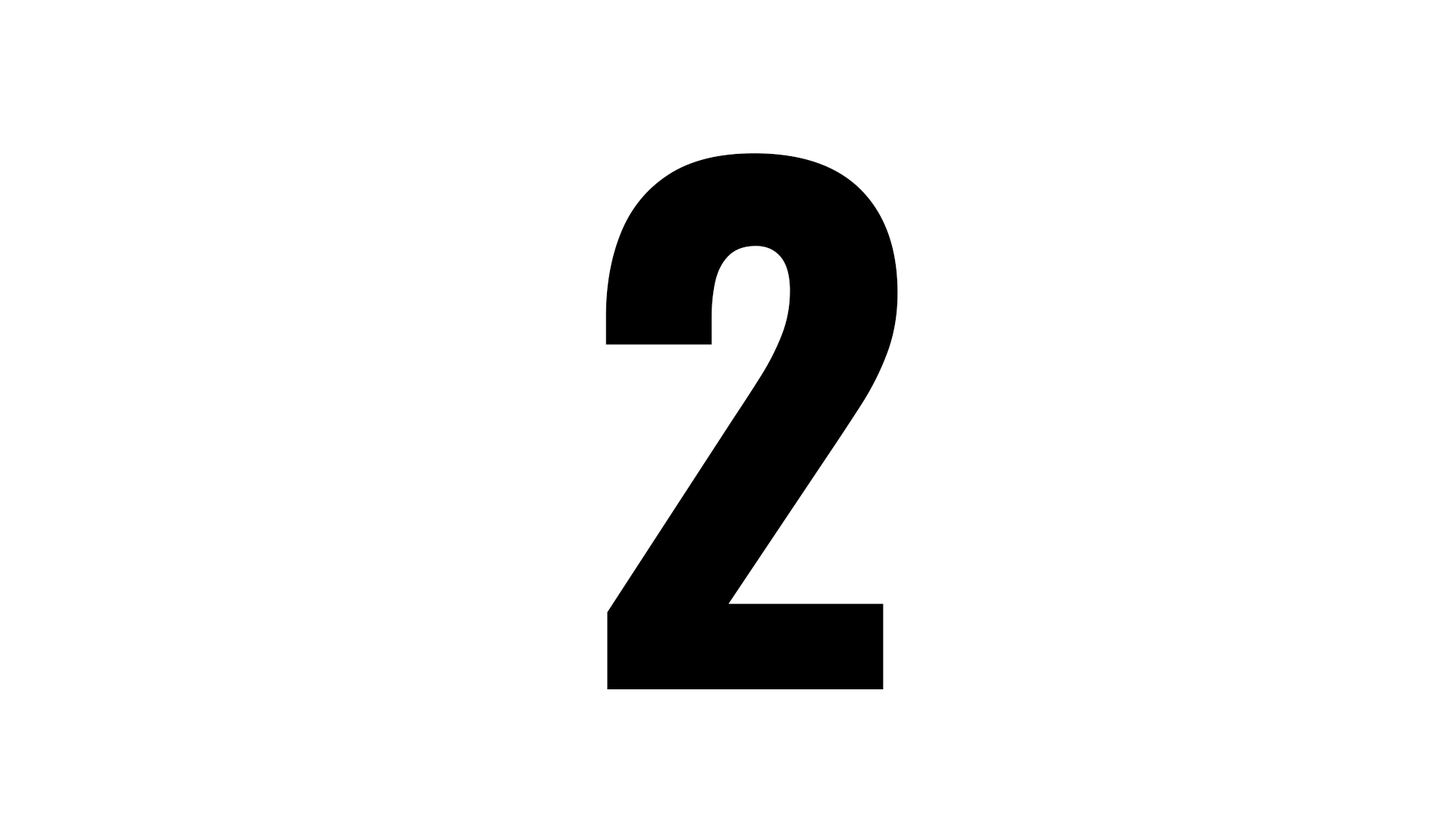
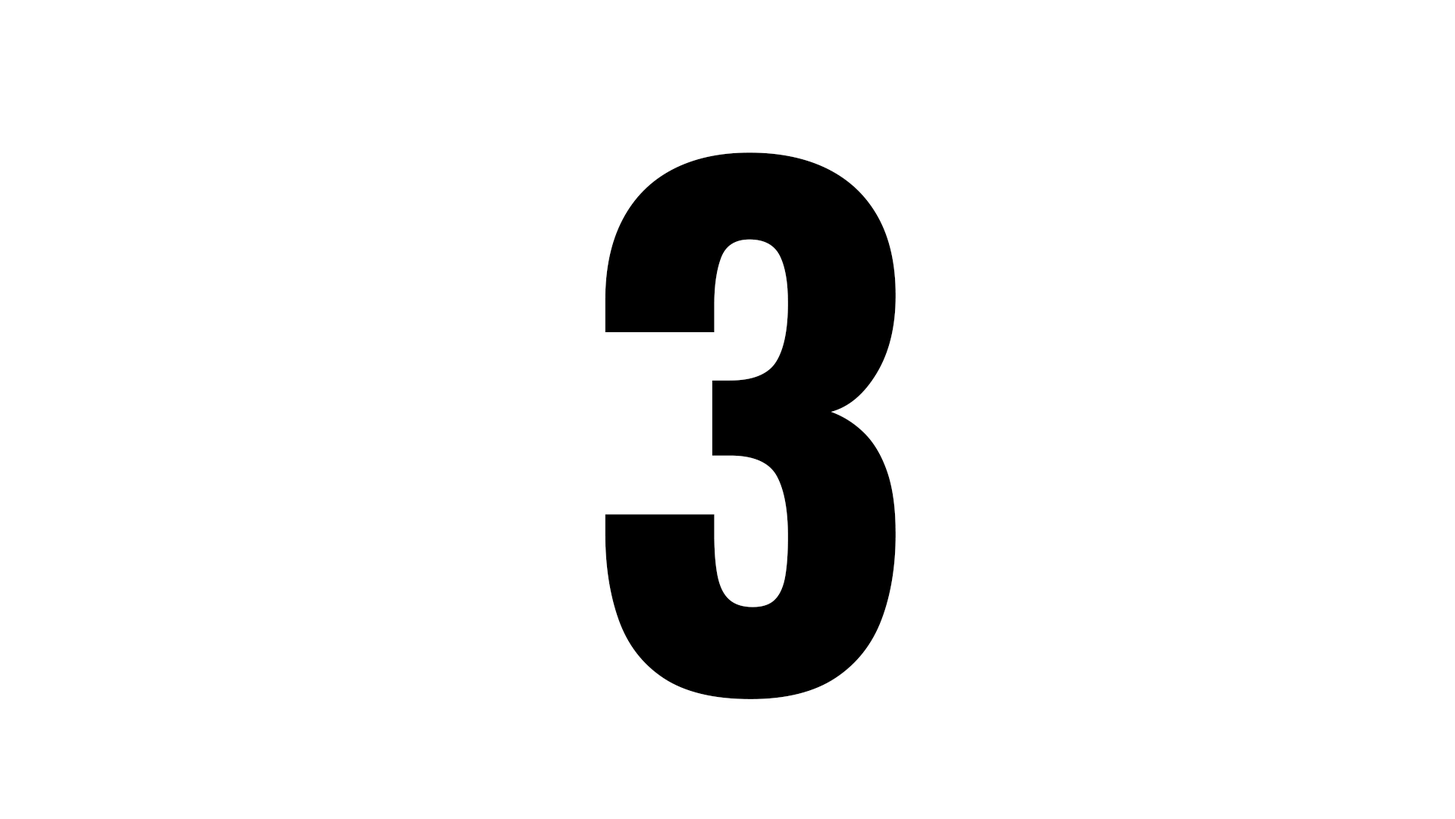
Layers edited between the first and the second 1455 x 819 image:
renamed "2" to "3", painted on it over (604, 152, 899, 699)
